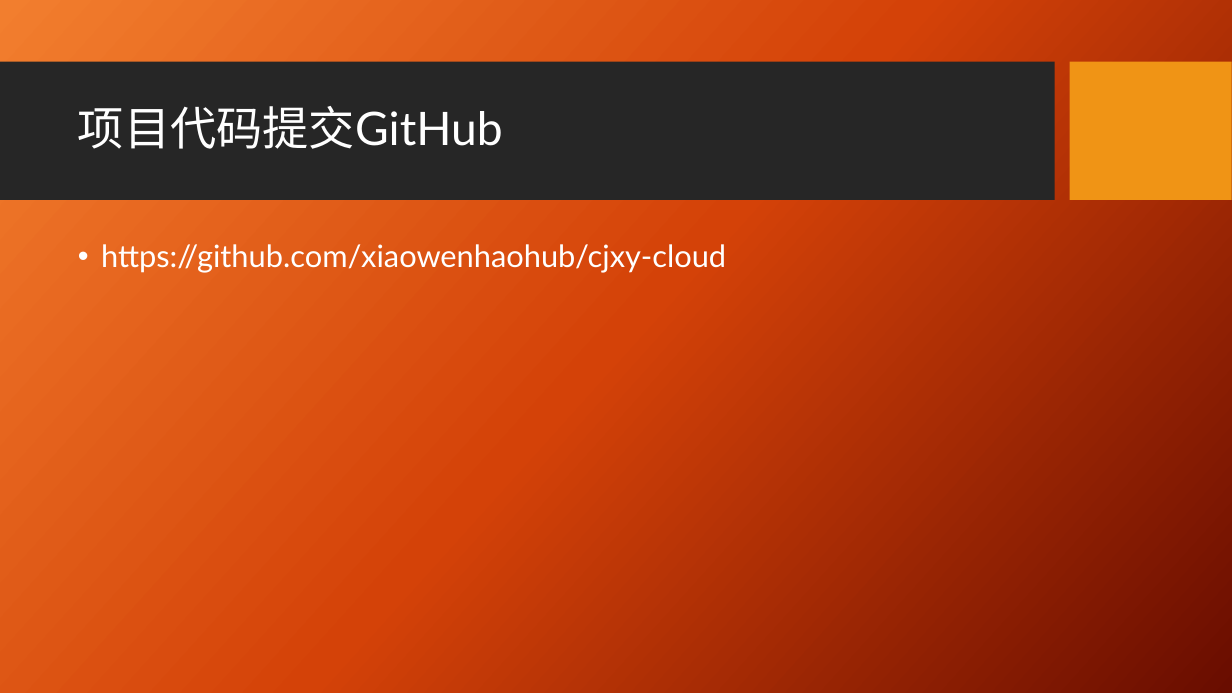
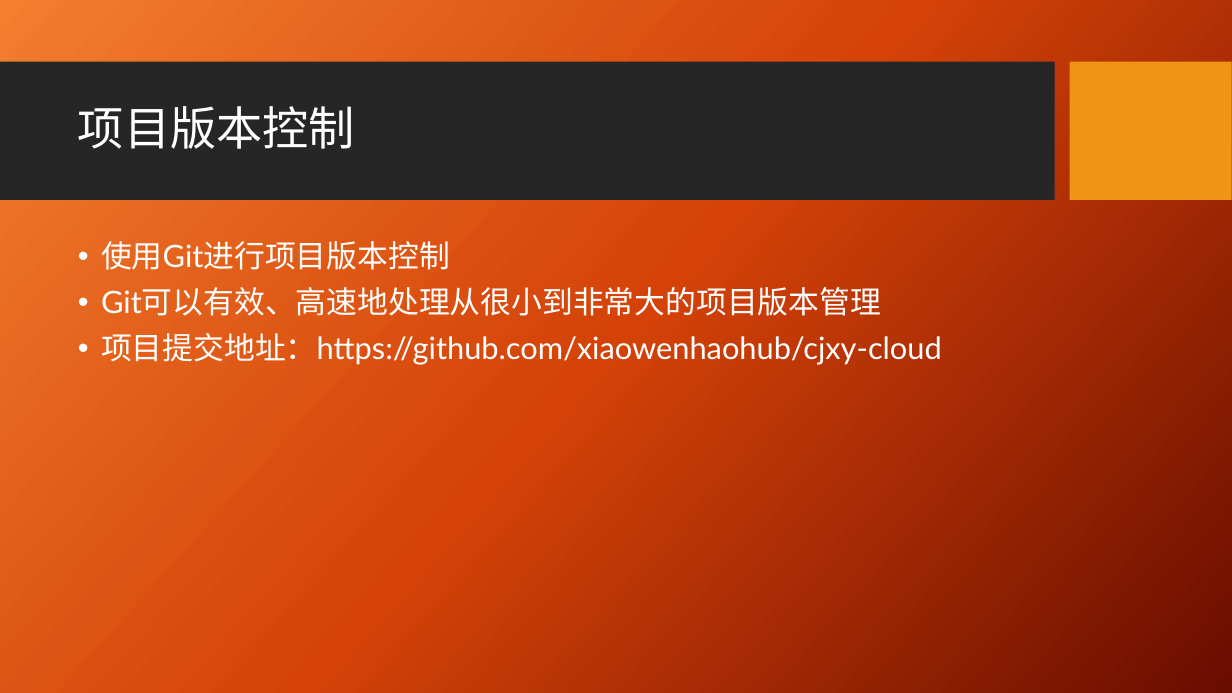
Before and after one commit to xiaowenhaohub/cjxy-cloud, a slide deck: slide 2 of docs/毕业答辩.pptx. Drawn at 1232x693 pixels with LibreOffice and Linux fonts; fonts in the diff are those of the drawing; background and template pictures are left out. Boxes give left, top, right and bottom in pixels: in the first picture for what was removed or moved away, otherwise in the second. Text is boxed around its words. In the diff, an @@ line names an element or a change of style, - is before the commit and + after.

```diff
--- a/docs/毕业答辩.pptx
+++ b/docs/毕业答辩.pptx
@@ title at <box>78,106,355,149</box>: text changed @@
-项目代码提交GitHub
+项目版本控制
@@ text at <box>101,241,942,368</box>: text changed @@
-• https://github.com/xiaowenhaohub/cjxy-cloud
+• 使用Git进行项目版本控制
+• Git可以有效、高速地处理从很小到非常大的项目版本管理
+• 项目提交地址：https://github.com/xiaowenhaohub/cjxy-cloud
```
Also in this commit, not shown: 4 other slides changed, 1 slide added, 10 other files.
